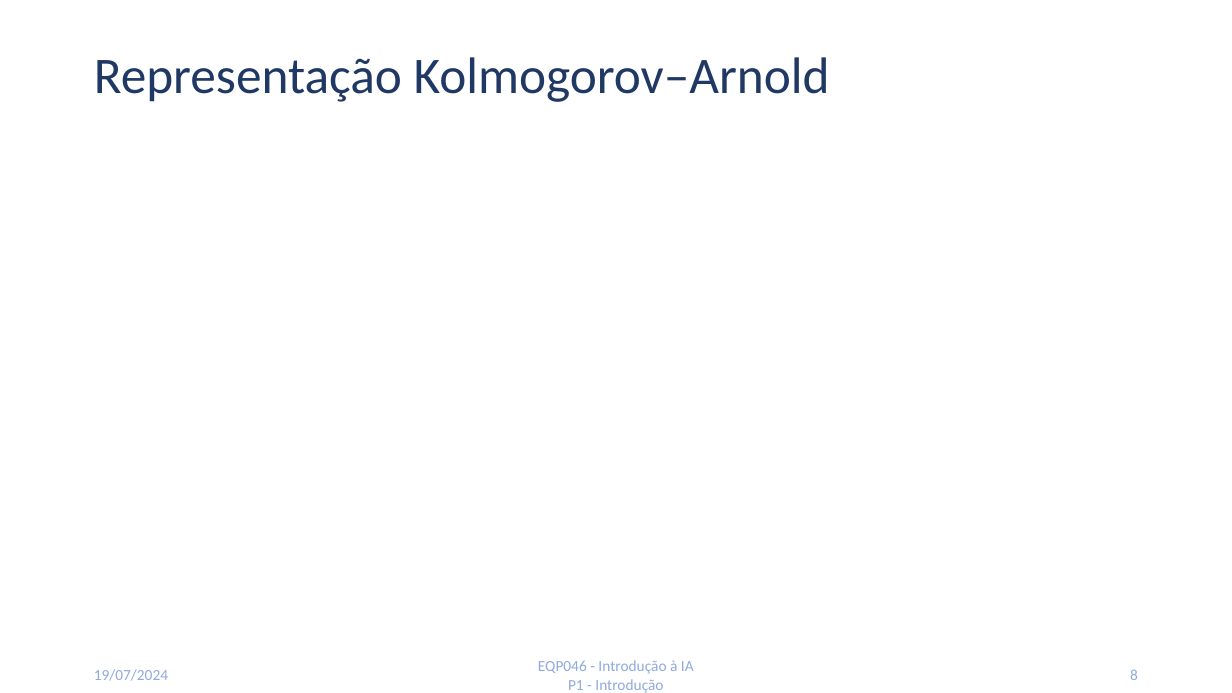
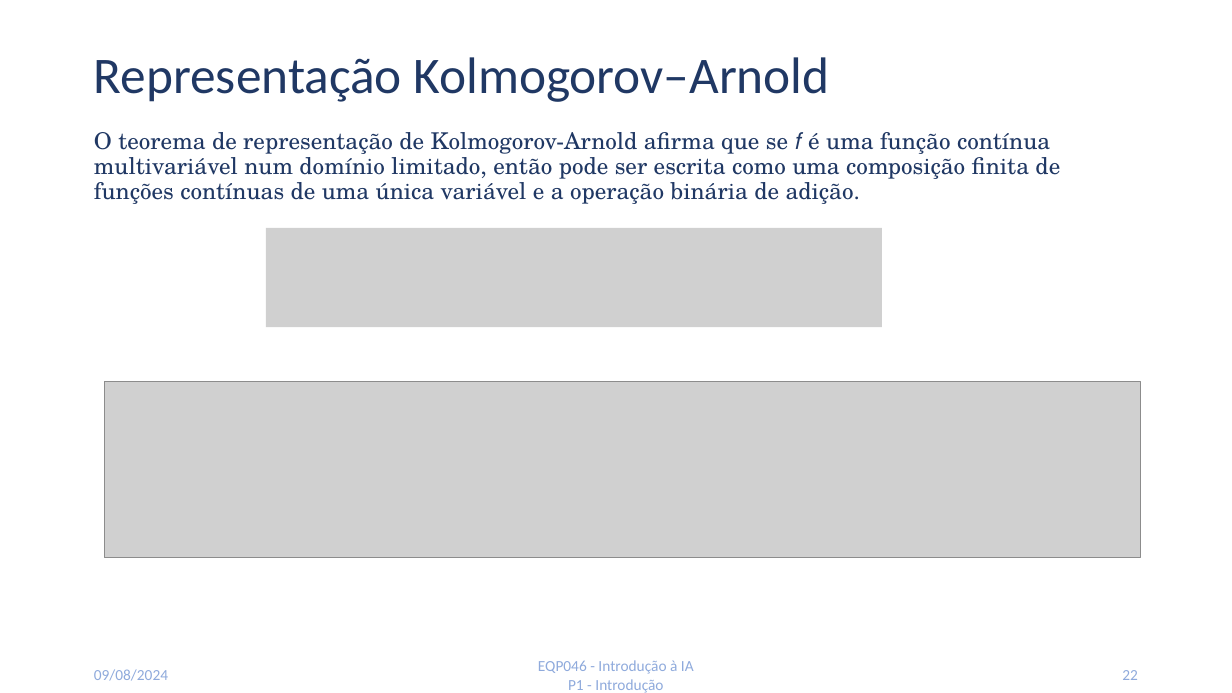
Before and after one commit to alandema/ppgeq_EQP0046, a slide deck: slide 22 of FinalPresentation/KANs.pptx (slide 8 before the commit). Drawn at 1232x693 pixels with LibreOffice and Linux fonts; fonts in the diff are those of the drawing; grey boxes stand for pictures; background and template pictures are left out. Boxes give left, top, right and bottom in pixels: in the first picture for what was removed or moved away, otherwise in the second. Text is boxed around its words. In the diff, an @@ line names an element or a change of style, - is before the commit and + after.

```diff
--- a/FinalPresentation/KANs.pptx
+++ b/FinalPresentation/KANs.pptx
@@ text added at box(94, 132, 1060, 204), 18 pt, text #203864 @@
+O teorema de representação de Kolmogorov-Arnold afirma que se 𝑓 é uma função contínua multivariável num domínio limitado, então pode ser escrita como uma composição finita de funções contínuas de uma única variável e a operação binária de adição.
@@ picture added at box(266, 228, 883, 328) @@
@@ picture added at box(104, 382, 1141, 558) @@
@@ text at box(94, 669, 168, 681): text changed @@
-19/07/2024
+09/08/2024
@@ page number at box(1122, 670, 1138, 680): text changed @@
-8
+22
```
Also in this commit, not shown: 6 other slides changed, 29 slides added, 3 slides removed.
